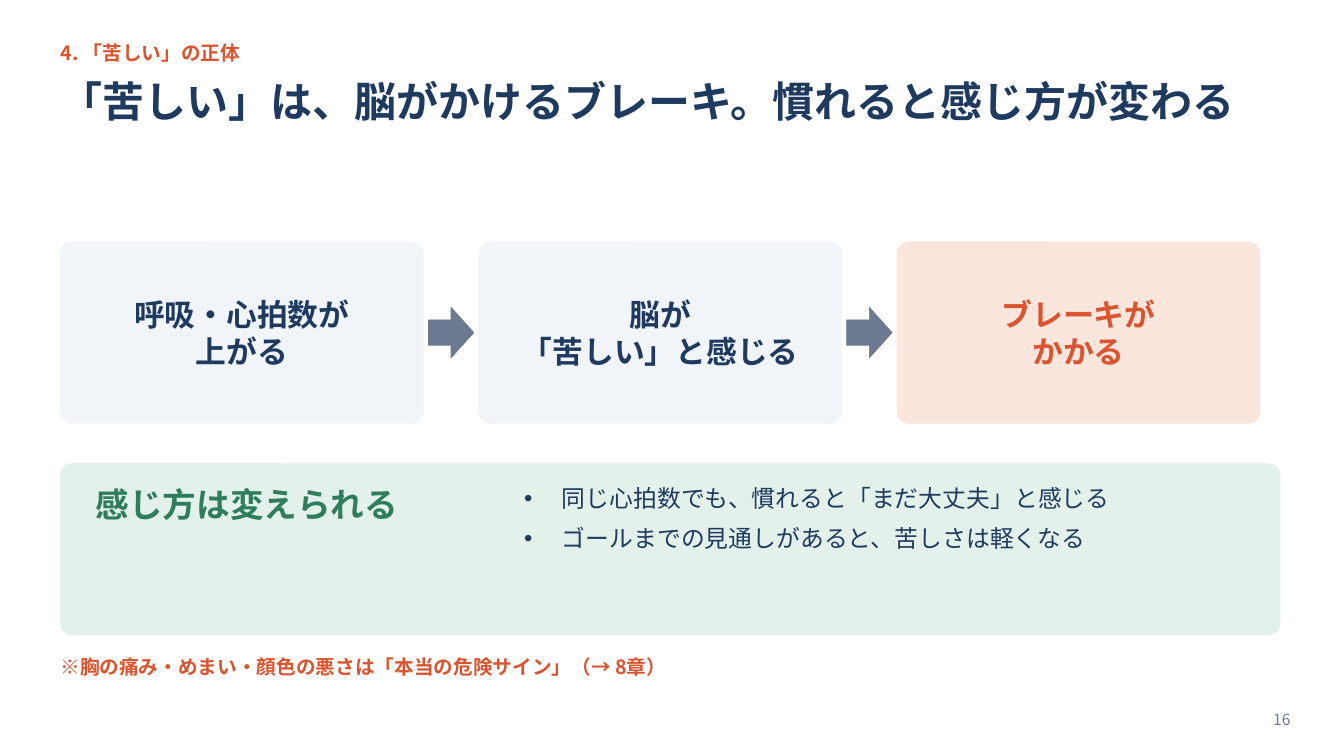
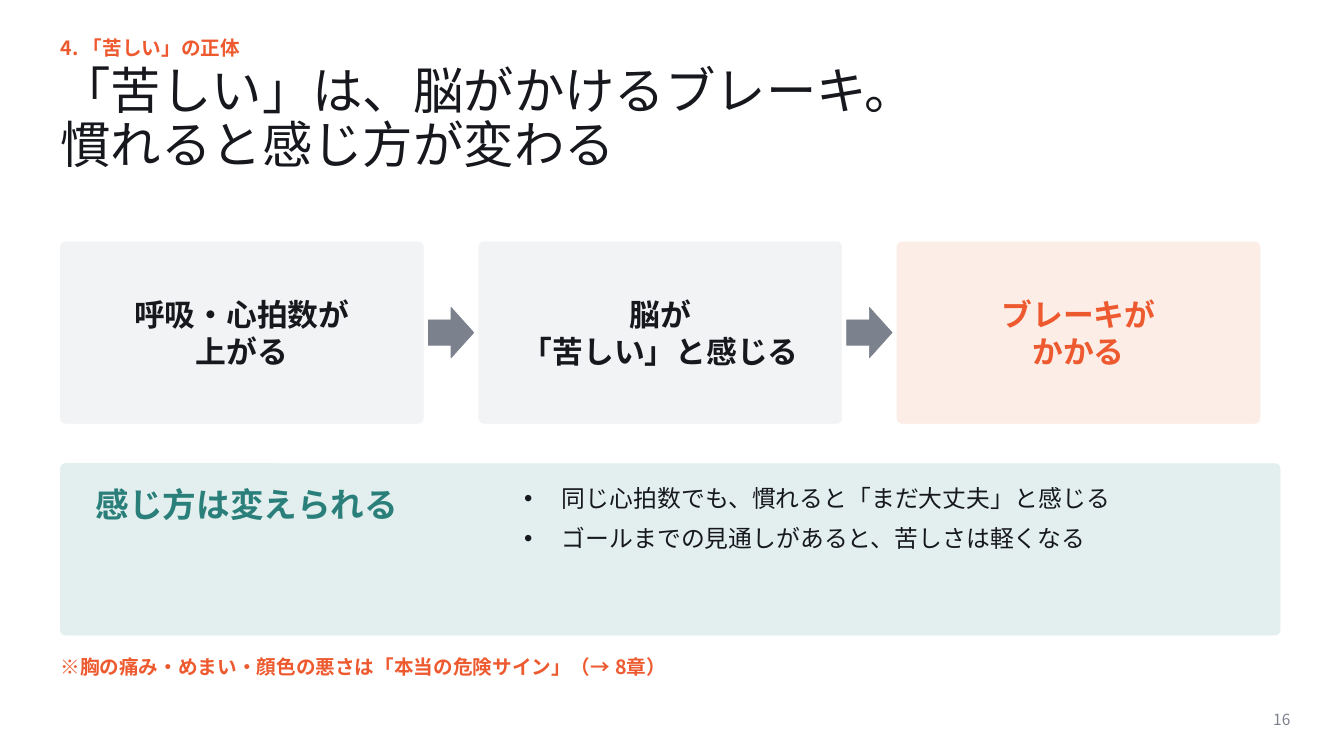
Before and after one commit to yokotaka21-cmyk/slide-longrun, a slide deck: slide 16 of マラソン大会に向けて_講義スライド.pptx. Drawn at 1344x756 pixels with LibreOffice and Linux fonts; fonts in the diff are those of the drawing. Boxes give left, top, right and bottom in pixels: in the first picture for what was removed or moved away, otherwise in the second. Text is boxed around its words. In the diff, an @@ line names an element or a change of style, - is before the commit and + after.

```diff
--- a/マラソン大会に向けて_講義スライド.pptx
+++ b/マラソン大会に向けて_講義スライド.pptx
@@ text colour #D9542F to #EE5A2F in 3 elements at bbox=[1002, 299, 1156, 365], bbox=[60, 657, 666, 676], bbox=[60, 38, 240, 57] @@
@@ title at bbox=[60, 66, 915, 167]: text changed; size 30 to 36 pt; text colour #1E3A5F to #16181D; bold off @@
-「苦しい」は、脳がかけるブレーキ。慣れると感じ方が変わる
+「苦しい」は、脳がかけるブレーキ。
+慣れると感じ方が変わる
@@ rounded rectangle at bbox=[60, 242, 423, 423]: fill #F1F4F8 to #F2F3F5; outline #F1F4F8 0.5 pt to #F2F3F5 0.5 pt; proportions changed @@
@@ rounded rectangle at bbox=[479, 242, 842, 423]: fill #F1F4F8 to #F2F3F5; outline #F1F4F8 0.5 pt to #F2F3F5 0.5 pt; proportions changed @@
@@ rounded rectangle at bbox=[897, 242, 1260, 423]: fill #FBE6DE to #FCEDE7; outline #FBE6DE 0.5 pt to #FCEDE7 0.5 pt; proportions changed @@
@@ right arrow at bbox=[429, 308, 474, 358]: fill #6B7A90 to #7C828D; outline #6B7A90 0.5 pt to #7C828D 0.5 pt @@
@@ right arrow at bbox=[847, 308, 892, 358]: fill #6B7A90 to #7C828D; outline #6B7A90 0.5 pt to #7C828D 0.5 pt @@
@@ rounded rectangle at bbox=[60, 464, 1280, 635]: fill #E3F1EA to #E2EFEE; outline #E3F1EA 0.5 pt to #E2EFEE 0.5 pt; proportions changed @@
@@ text "感じ方は変えられる" at bbox=[96, 488, 398, 520]: text colour #2E7D5B to #2A7F7A @@
@@ text colour #1E3A5F to #16181D in 3 elements at bbox=[134, 299, 349, 365], bbox=[522, 299, 799, 366], bbox=[562, 487, 1110, 549] @@
@@ page number at bbox=[1273, 713, 1290, 725]: text colour #6B7A90 to #7C828D @@
```
Also in this commit, not shown: 31 other slides changed, 3 other files.
